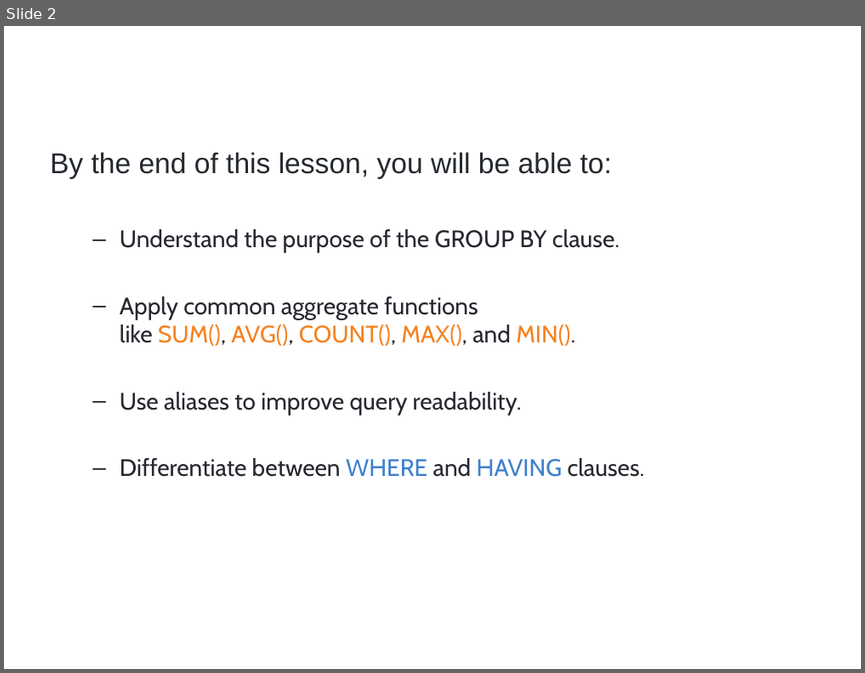
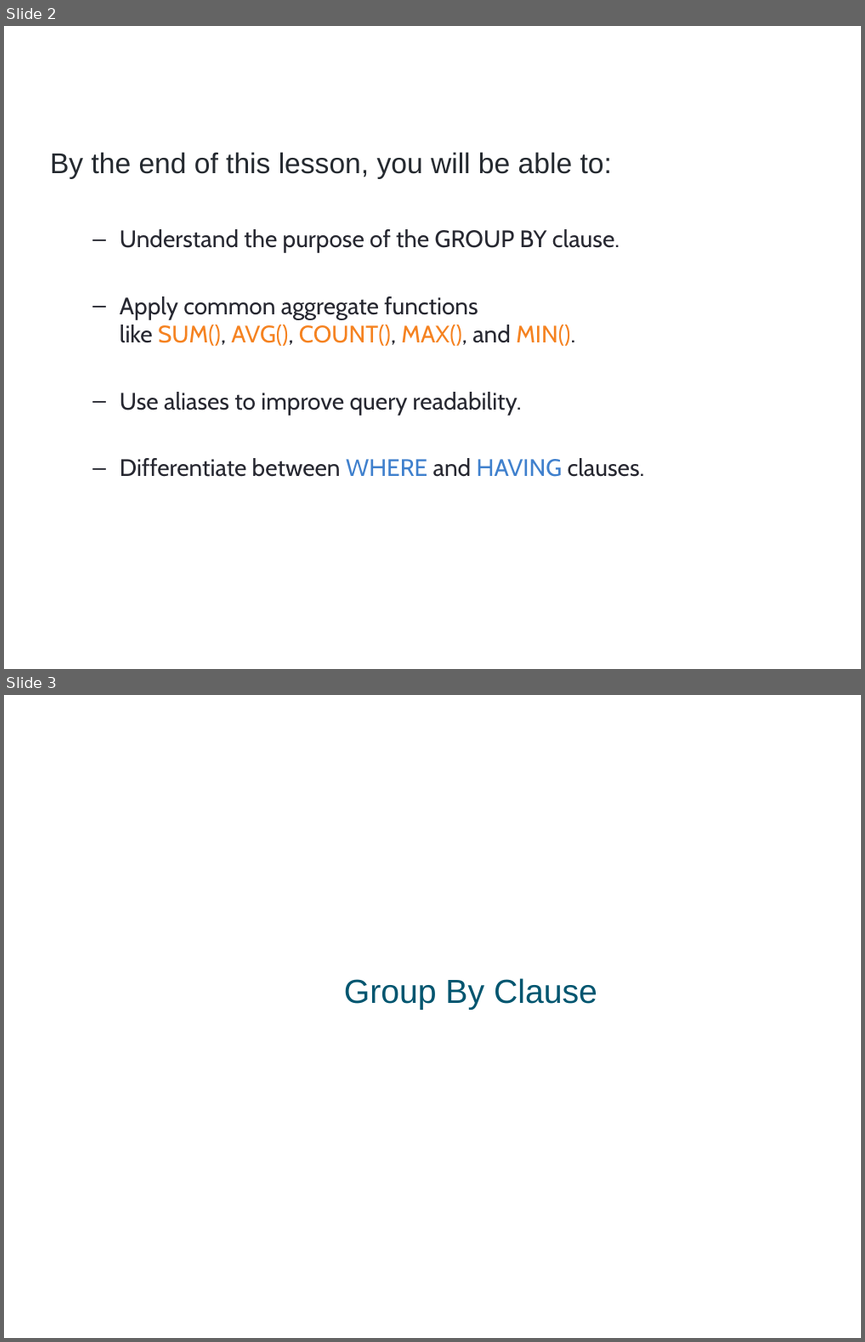
Before and after one commit to a099954/ABC-Program, a slide deck: SQL/Day 3 Aggregates/Aggregates.pptx. Shown one above the other, each under a label of ours: slide 2 before the commit, slides 2 and 3 after it. The pictures are 865x673 and 865x1342 pixels, drawn with LibreOffice and Linux fonts; fonts in the diff are those of the drawing; background and template pictures are left out. Boxes give left, top, right and bottom in pixels: in the first picture for what was removed or moved away, otherwise in the second. Text is boxed around its words. In the diff, an @@ line names an element or a change of style, - is before the commit and + after.

```diff
--- a/SQL/Day 3 Aggregates/Aggregates.pptx
+++ b/SQL/Day 3 Aggregates/Aggregates.pptx
@@ slide 3 added at (x1=4, y1=695, x2=861, y2=1338), background #FFFFFF @@
@@ title added at (x1=344, y1=978, x2=597, y2=1009), 28 pt, text #00556F @@
+Group By Clause
```
Also in this commit, not shown: 4 other slides added, 1 slide removed, 11 other files.
